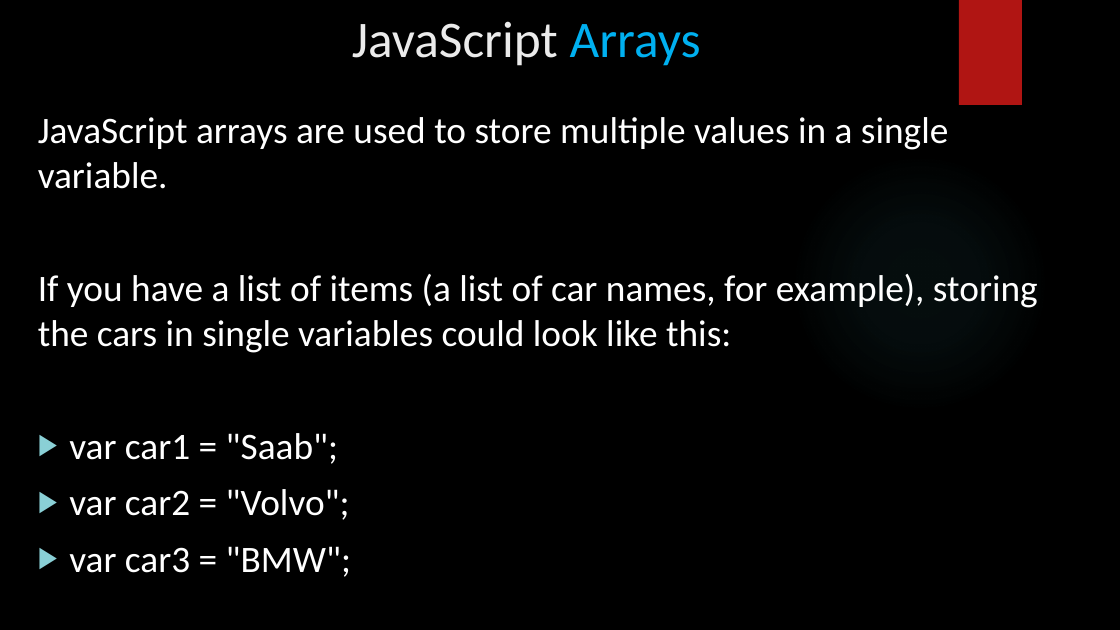
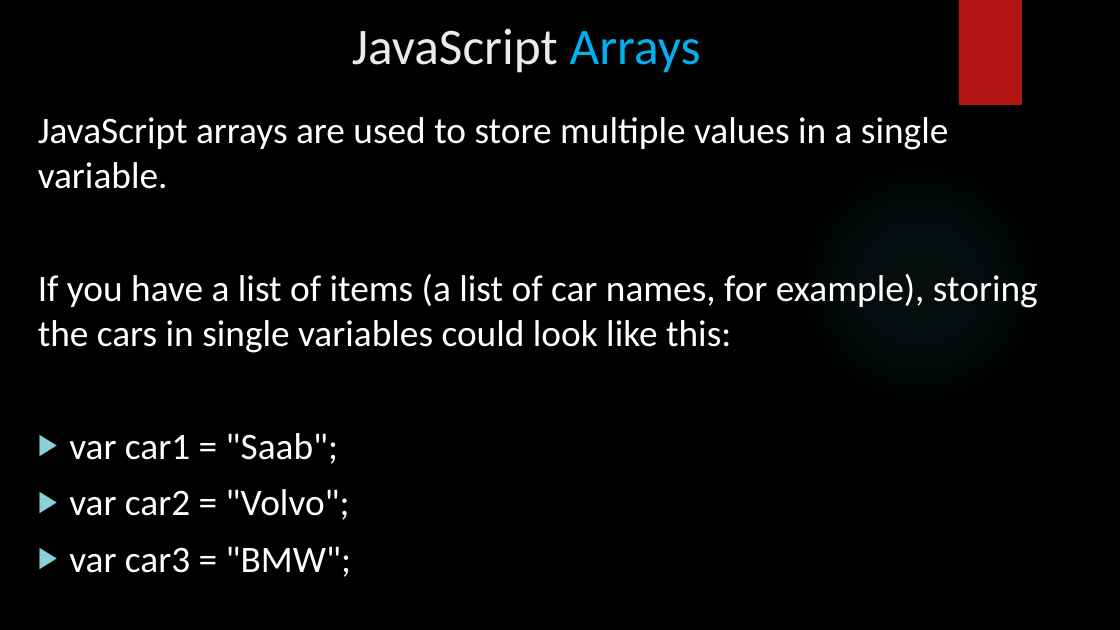
Before and after one commit to BachAmadou/code-lectures, a slide deck: slide 2 of JavaScript/5 - Arrays/arrays.pptx. Drawn at 1120x630 pixels with LibreOffice and Linux fonts; fonts in the diff are those of the drawing; background and template pictures are left out. Boxes give left, top, right and bottom in pixels: in the first picture for what was removed or moved away, otherwise in the second. Text is boxed around its words. In the diff, an @@ line names an element or a change of style, - is before the commit and + after.

```diff
--- a/JavaScript/5 - Arrays/arrays.pptx
+++ b/JavaScript/5 - Arrays/arrays.pptx
@@ title "JavaScript Arrays" moved from (x1=352, y1=21, x2=701, y2=66) to (x1=352, y1=28, x2=701, y2=73) @@
```
Also in this commit, not shown: 42 other files.
